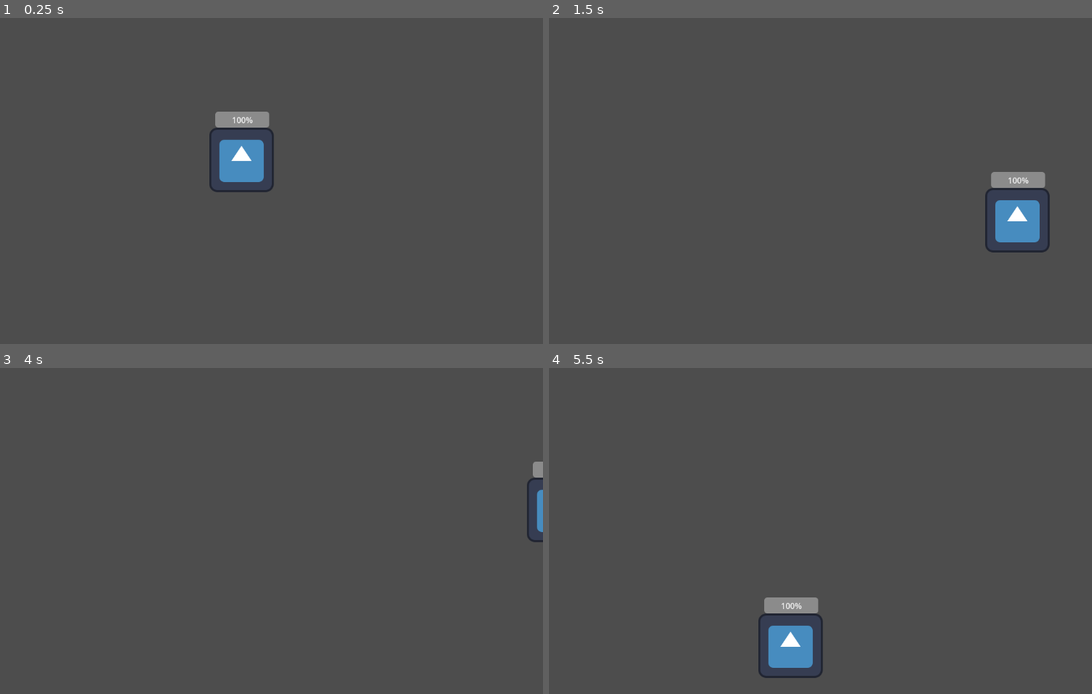
Above: before the commit, frames 1-4 (two rows, left to right).
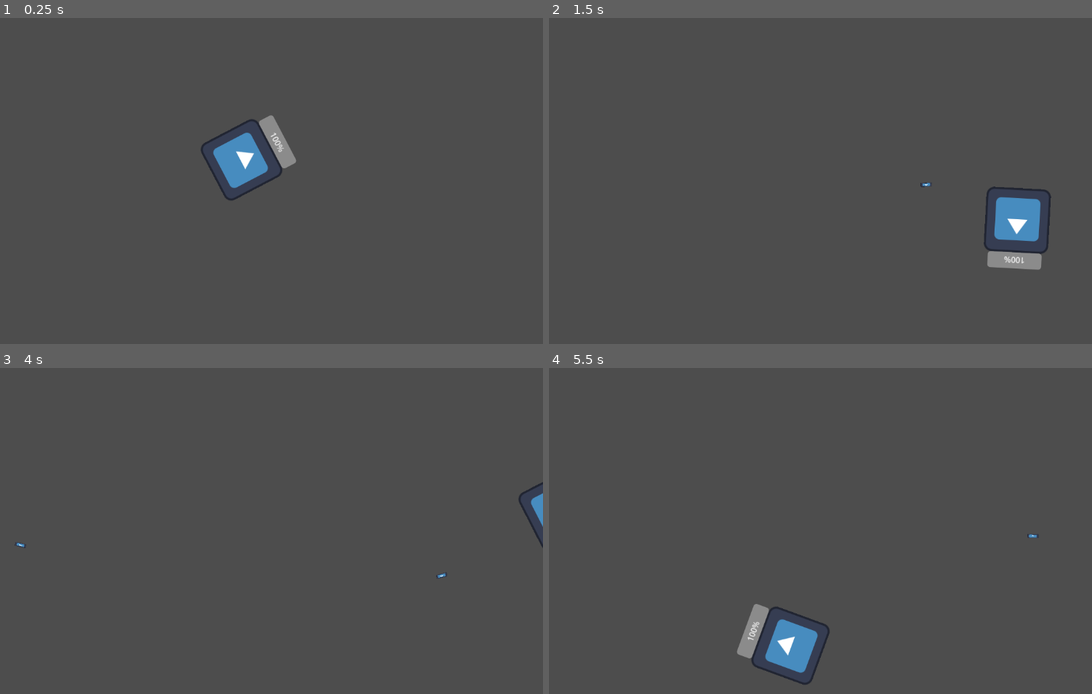
Above: after the commit, the same moments.

Repository: iListenToSludge/Pizza-Interactive
Game: Godot game, scene res://character.tscn
Same seed, same stepped clock (60 frames per second), same inputs: the game is played once before the commit and once after it. The engine's default icon, where the game draws it, is replaced by a stand-in: a white triangle on a blue panel in a dark square.
Inputs (mouse positions are in pixels of both pictures, inside the frame that each line leads up to):
- Up to frame 1 (0.25 s): no input
- Up to frame 2 (1.5 s): tap Enter at 0.5 s; move the mouse to (929, 164) at 0.52 s; hold D (move right) 0.53-1.28 s; click (929, 164) at 0.6 s; move the mouse to (684, 197) at 1.27 s; hold S (move down) from 1.28 s (still down); click (684, 197) at 1.35 s
- Up to frame 3 (4 s): move the mouse to (309, 459) at 2.02 s; release S (move down) at 2.03 s; hold D (move right) 2.03-2.78 s; click (309, 459) at 2.1 s; tap Space at 2.75 s; move the mouse to (222, 596) at 2.77 s; hold W (move up) 2.78-3.53 s; click (222, 596) at 2.85 s; tap Enter at 3.5 s; move the mouse to (428, 579) at 3.52 s; hold A (move left) from 3.53 s (still down); click (428, 579) at 3.6 s
- Up to frame 4 (5.5 s): move the mouse to (625, 482) at 4.27 s; click (625, 482) at 4.35 s; move the mouse to (831, 531) at 5.02 s; release A (move left) at 5.03 s; hold S (move down) from 5.03 s (still down); click (831, 531) at 5.1 s

The runs differ from the first frame. In frame 1, 1.7% of the frame differs, in the area x 36-55%, y 28-56%; in frame 2, 1.4%; in frame 3, 0.4%; in frame 4, 1.7%, in the area x 34-91%, y 51-98%.

Commit message:
Attacking

Diff:
--- /dev/null
+++ b/pizza-interactive/bullet2.gd
@@ -0,0 +1,20 @@
+extends Area2D
+
+@export var speed = 1200
+var direction = Vector2.ZERO
+
+func _physics_process(delta):
+	position += direction * speed * delta
+
+
+func _on_body_entered(body):
+	if body.has_method("take_damage"):
+		body.take_damage(10)
+	queue_free()
+
+
+func _on_area_entered(area):
+	queue_free()
+func _ready():
+	await get_tree().create_timer(2).timeout
+	queue_free()
--- /dev/null
+++ b/pizza-interactive/bullet2.tscn
@@ -0,0 +1,25 @@
+[gd_scene load_steps=4 format=3 uid="uid://ejv12rdp8qa"]
+
+[ext_resource type="Script" uid="uid://c1usrm2ts7q0h" path="res://bullet2.gd" id="1_c3ldy"]
+[ext_resource type="Texture2D" uid="uid://camkl1pda7ja8" path="res://icon.svg" id="2_3m23f"]
+
+[sub_resource type="RectangleShape2D" id="RectangleShape2D_vkija"]
+size = Vector2(21, 10)
+
+[node name="Area2D" type="Area2D"]
+position = Vector2(-1, 1)
+collision_layer = 4
+collision_mask = 2
+script = ExtResource("1_c3ldy")
+
+[node name="Sprite2D" type="Sprite2D" parent="."]
+position = Vector2(1, 0)
+scale = Vector2(0.17187503, 0.062499985)
+texture = ExtResource("2_3m23f")
+
+[node name="CollisionShape2D" type="CollisionShape2D" parent="."]
+position = Vector2(1, 0)
+shape = SubResource("RectangleShape2D_vkija")
+
+[connection signal="area_entered" from="." to="." method="_on_area_entered"]
+[connection signal="body_entered" from="." to="." method="_on_body_entered"]
--- a/pizza-interactive/character.gd
+++ b/pizza-interactive/character.gd
@@ -1,5 +1,10 @@
 extends CharacterBody2D
 
+var bullet_path=preload("res://bullet2.tscn")
+
+var enemy_inattack_range = false
+var enemy_attack_cooldown = true
+var player_alive = true
 var max_speed := 600.0
 var health = 100
 var max_health = 100
@@ -18,6 +23,40 @@
 
 
 func _physics_process(_delta: float) -> void:
+	look_at(get_global_mouse_position())
+	if Input.is_action_just_pressed("shoot"):
+		fire()
+	enemy_attack()
 	var direction := Input.get_vector("move left", "move right", "move up", "move down")
 	velocity = direction * max_speed
 	move_and_slide()
+
+func fire():
+	var bullet = bullet_path.instantiate()
+	bullet.direction = (get_global_mouse_position() - global_position).normalized()
+	bullet.global_position = global_position + bullet.direction * 40
+	bullet.rotation = bullet.direction.angle()
+	get_parent().add_child(bullet)
+
+func player():
+	pass
+
+func _on_player_hitbox_body_entered(body: Node2D) -> void:
+	if body.has_method("enemy"):
+		enemy_inattack_range = true
+
+
+func _on_player_hitbox_body_exited(body: Node2D) -> void:
+	if body.has_method("enemy"):
+		enemy_inattack_range = false
+
+func enemy_attack():
+	if enemy_inattack_range and enemy_attack_cooldown == true:
+		health = health - 20
+		enemy_attack_cooldown = false
+		$attack_cooldown.start()
+		print(health)
+
+
+func _on_attack_cooldown_timeout() -> void:
+	enemy_attack_cooldown = true
--- a/pizza-interactive/character.tscn
+++ b/pizza-interactive/character.tscn
@@ -6,7 +6,7 @@
 [sub_resource type="RectangleShape2D" id="RectangleShape2D_wa5vi"]
 size = Vector2(134, 124)
 
-[node name="CharacterBody2D" type="CharacterBody2D"]
+[node name="Player" type="CharacterBody2D"]
 position = Vector2(554, 282)
 collision_mask = 2
 motion_mode = 1
@@ -16,7 +16,7 @@
 texture = ExtResource("1_glpr6")
 
 [node name="CollisionShape2D" type="CollisionShape2D" parent="."]
-position = Vector2(0, -1)
+position = Vector2(3, 2)
 shape = SubResource("RectangleShape2D_wa5vi")
 debug_color = Color(0.9694913, 0, 0.464136, 0.41960785)
 
@@ -27,3 +27,6 @@
 offset_bottom = -64.0
 min_value = 1.0
 value = 100.0
+
+[node name="Node2D" type="Node2D" parent="."]
+position = Vector2(138, 7)
--- a/pizza-interactive/project.godot
+++ b/pizza-interactive/project.godot
@@ -41,3 +41,8 @@
 "events": [Object(InputEventKey,"resource_local_to_scene":false,"resource_name":"","device":-1,"window_id":0,"alt_press …(192 unchanged characters)…
 ]
 }
+shoot={
+"deadzone": 0.2,
+"events": [Object(InputEventMouseButton,"resource_local_to_scene":false,"resource_name":"","device":-1,"window_id":0,"alt_pressed":false,"shift_pressed":false,"ctrl_pressed":false,"meta_pressed":false,"button_mask":0,"position":Vector2(0, 0),"global_position":Vector2(0, 0),"factor":1.0,"button_index":1,"canceled":false,"pressed":false,"double_click":false,"script":null)
+]
+}
Not shown, added: pizza-interactive/bullet2.gd.uid
